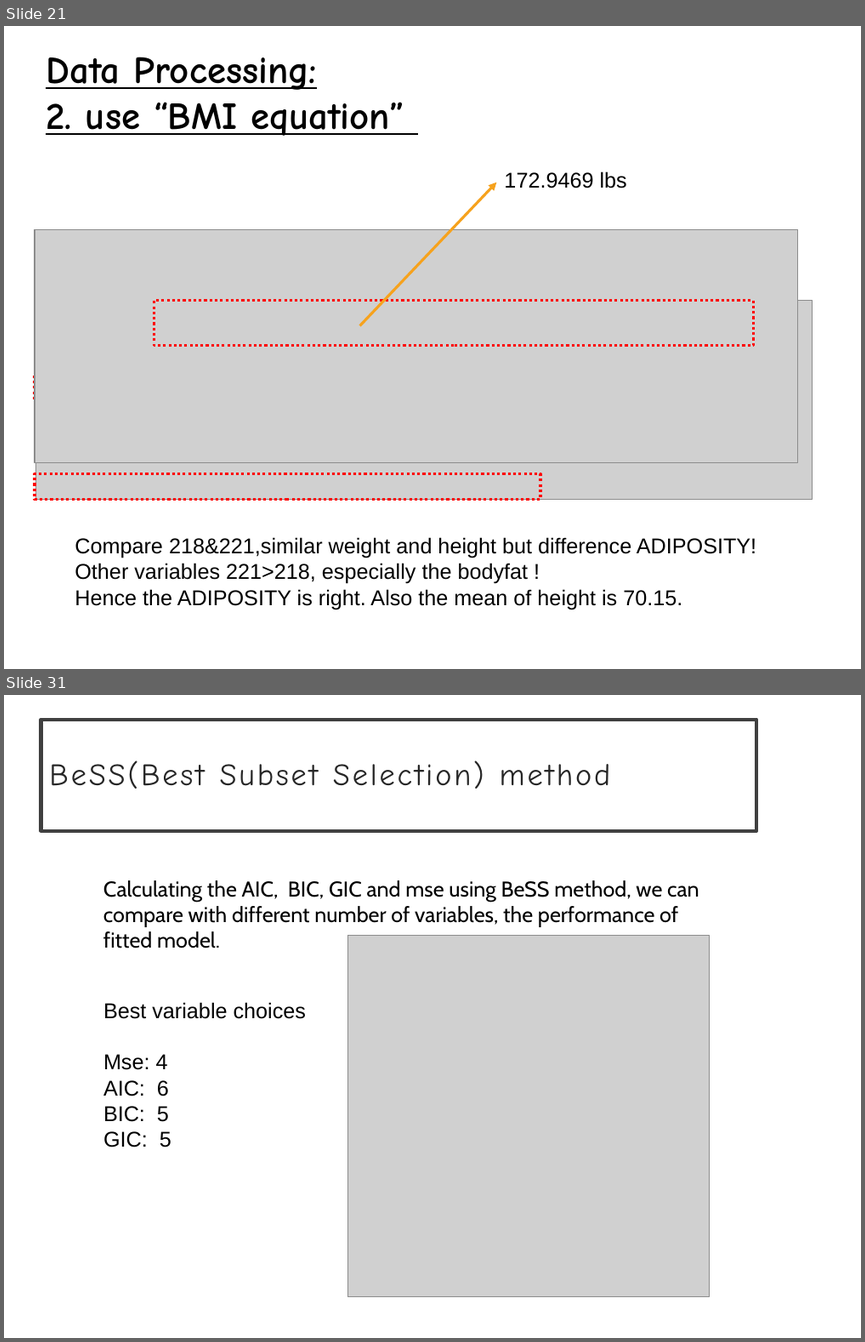
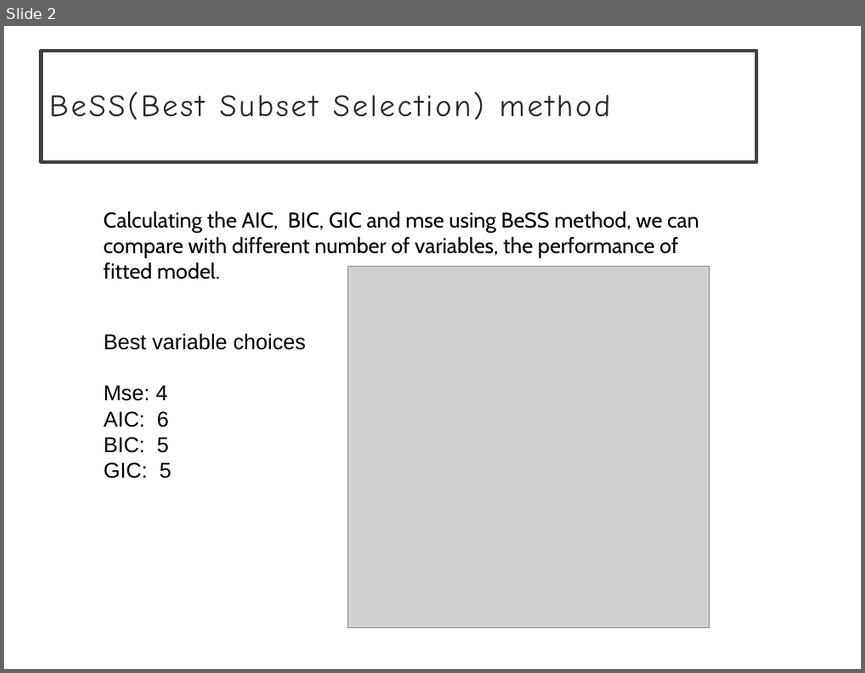
Before and after one commit to MjolnirT/UW-STAT628-M2, a slide deck: slide - Hao.pptx. Shown one above the other, each under a label of ours: slides 21 and 31 before the commit, slide 2 after it; the slides between them are not shown. The pictures are 865x1342 and 865x673 pixels, drawn with LibreOffice and Linux fonts; fonts in the diff are those of the drawing; grey boxes stand for pictures. Boxes give left, top, right and bottom in pixels: in the first picture for what was removed or moved away, otherwise in the second. Text is boxed around its words. In the diff, an @@ line names an element or a change of style, - is before the commit and + after.

```diff
--- a/slide - Hao.pptx
+++ b/slide - Hao.pptx
@@ slide 21 removed at (4, 26, 861, 669), background #FFFFFF @@
@@ text removed at (46, 57, 404, 136) @@
-Data Processing:
-2. use “BMI equation”
@@ text removed at (504, 171, 627, 188) @@
-172.9469 lbs
@@ arrow removed from (359, 326) to (497, 182) @@
@@ picture removed at (35, 229, 798, 463) @@
@@ picture removed at (36, 301, 813, 499) @@
@@ rectangle removed at (154, 301, 754, 346) @@
@@ rectangle removed at (35, 374, 780, 399) @@
@@ rectangle removed at (35, 474, 540, 499) @@
@@ text removed at (75, 537, 756, 609) @@
-Compare 218&221,similar weight and height but difference ADIPOSITY!
-Other variables 221>218, especially the bodyfat !
-Hence the ADIPOSITY is right. Also the mean of height is 70.15.
@@ what was slide 31 is now slide 2 @@
```
Also in this commit, not shown: 1 slide changed, 1 slide added, 28 other slides removed.
